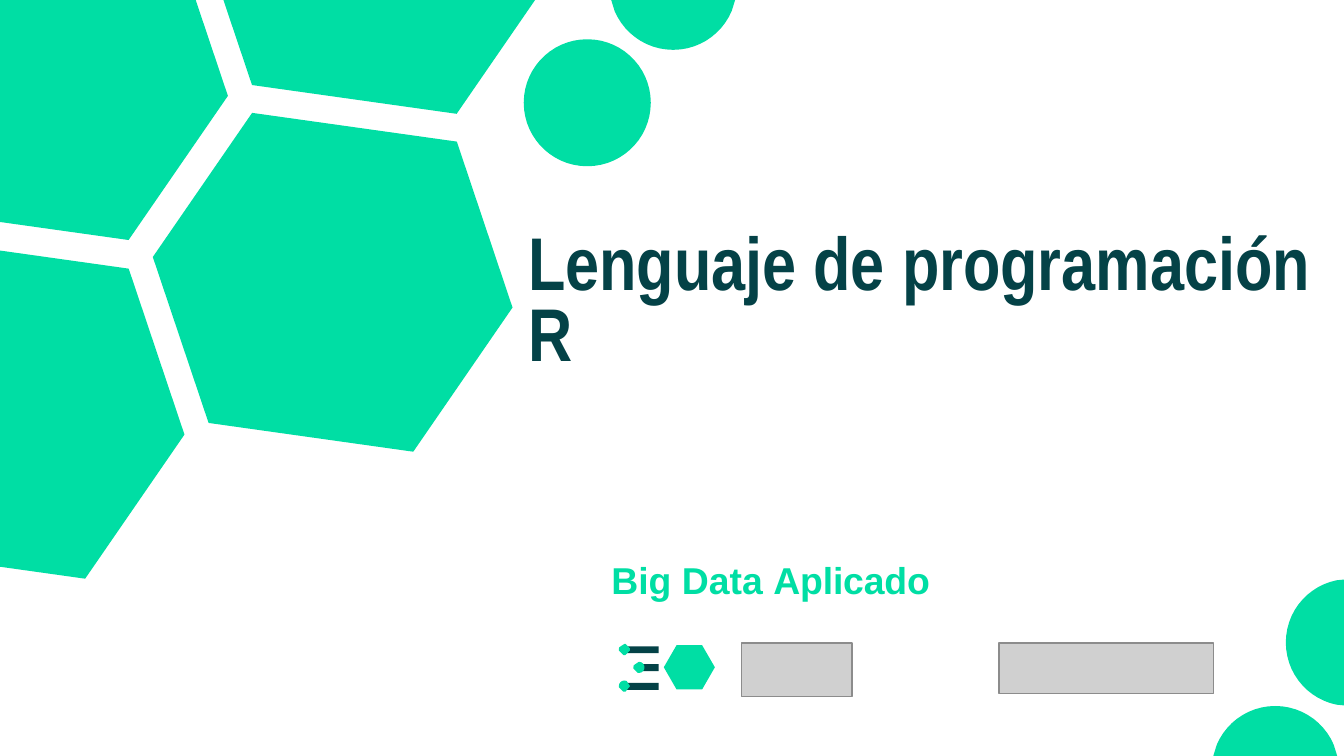
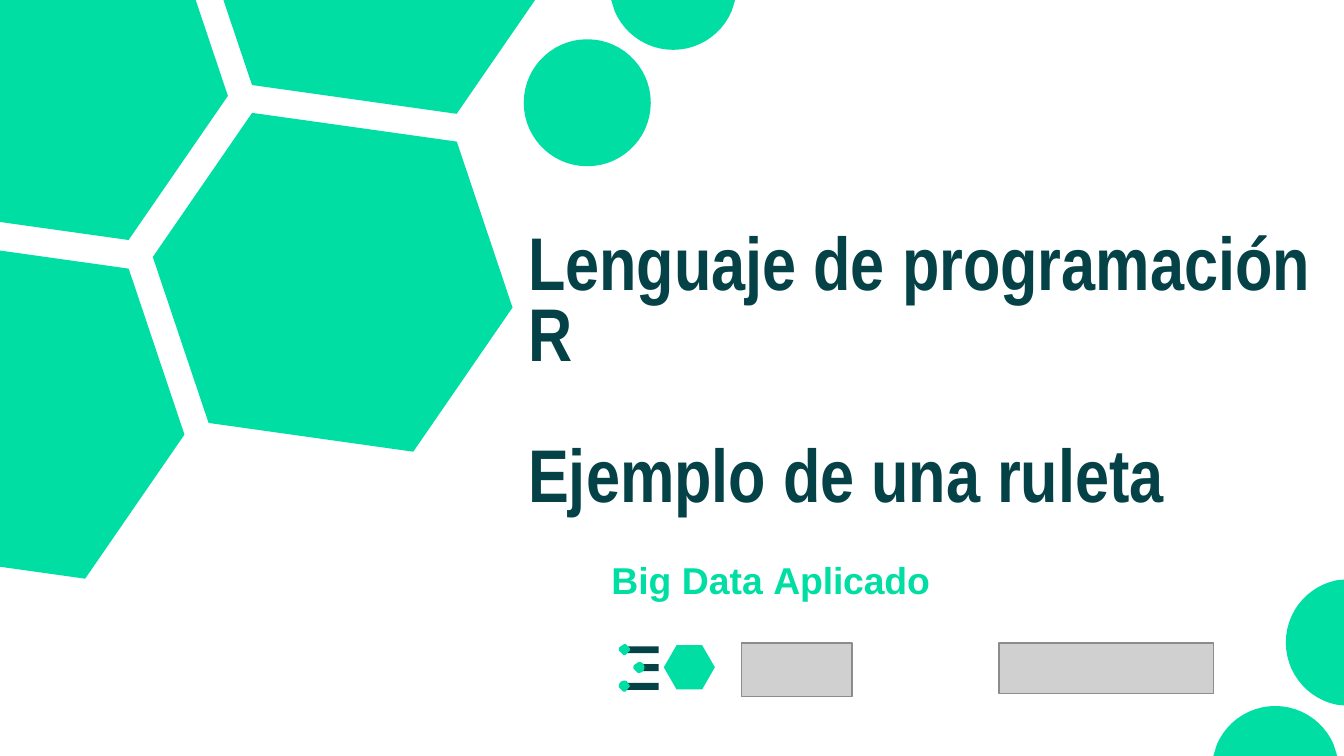
Before and after one commit to CodeWithJuancho/CE_IABD_BIU_SPS, a slide deck: slide 39 of BIU/UT1 - Fundamentos y Preparacion de datos/UT1_2/UT1_2 - Fundamentos y preparacion de datos.pptx (slide 47 before the commit). Drawn at 1344x756 pixels with LibreOffice and Linux fonts; fonts in the diff are those of the drawing; grey boxes stand for pictures. Boxes give left, top, right and bottom in pixels: in the first picture for what was removed or moved away, otherwise in the second. Text is boxed around its words. In the diff, an @@ line names an element or a change of style, - is before the commit and + after.

```diff
--- a/BIU/UT1 - Fundamentos y Preparacion de datos/UT1_2/UT1_2 - Fundamentos y preparacion de datos.pptx
+++ b/BIU/UT1 - Fundamentos y Preparacion de datos/UT1_2/UT1_2 - Fundamentos y preparacion de datos.pptx
@@ title at (x1=528, y1=235, x2=1310, y2=516): text changed @@
-Lenguaje de programación R
+Lenguaje de programación R
+Ejemplo de una ruleta
```
Also in this commit, not shown: 2 other slides changed, 15 other files.
